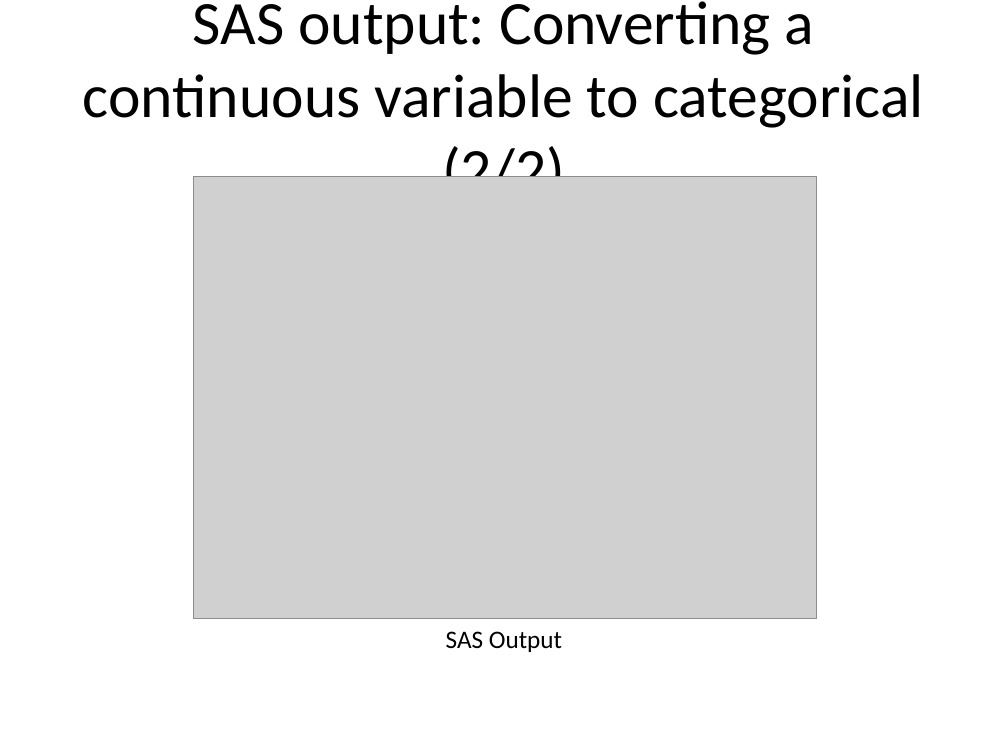
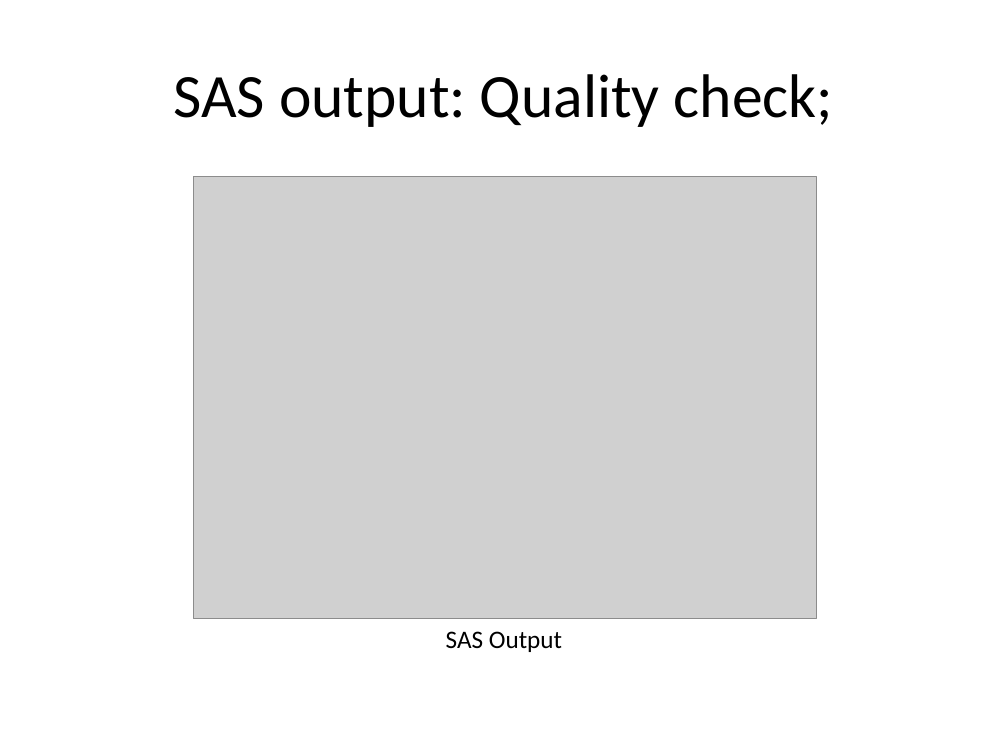
Before and after one commit to pmean/introduction-to-SAS, a slide deck: slide 28 of results/m04-slides-and-speaker-notes.pptx (slide 24 before the commit). Drawn at 1008x756 pixels with LibreOffice and Linux fonts; fonts in the diff are those of the drawing; grey boxes stand for pictures. Boxes give left, top, right and bottom in pixels: in the first picture for what was removed or moved away, otherwise in the second. Text is boxed around its words. In the diff, an @@ line names an element or a change of style, - is before the commit and + after.

```diff
--- a/results/m04-slides-and-speaker-notes.pptx
+++ b/results/m04-slides-and-speaker-notes.pptx
@@ title at (173, 74, 833, 127): text changed @@
-SAS output: Converting a continuous variable to categorical (2/2)
+SAS output: Quality check;
```
Also in this commit, not shown: 17 other slides changed, 3 slides added, 16 slides removed, 2 other files.
